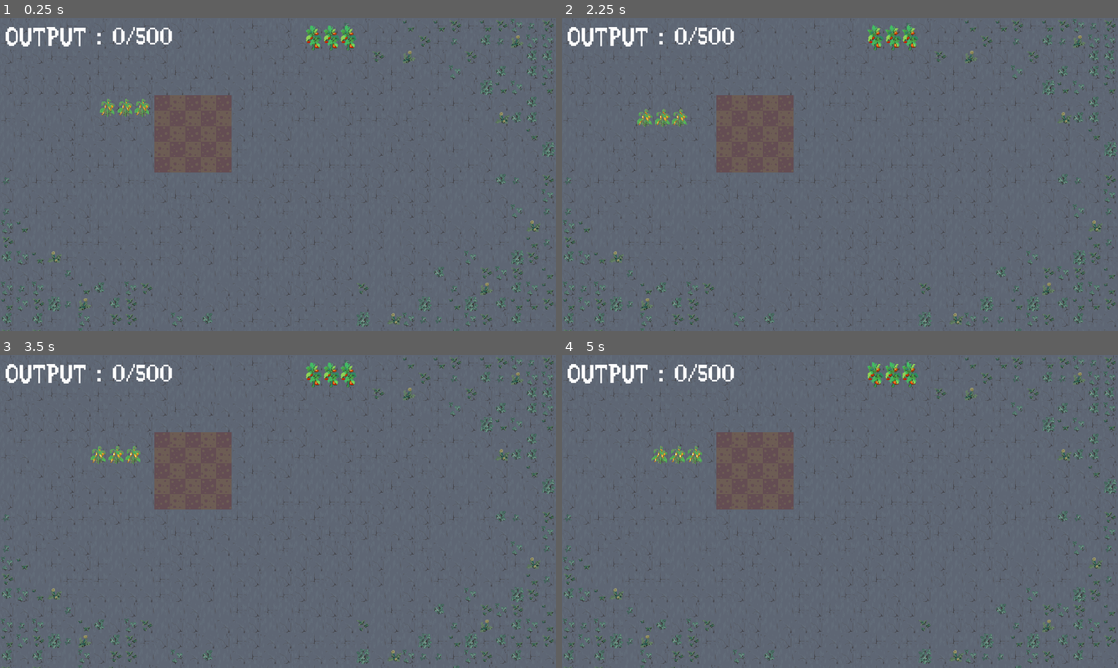
Above: before the commit, frames 1-4 (two rows, left to right).
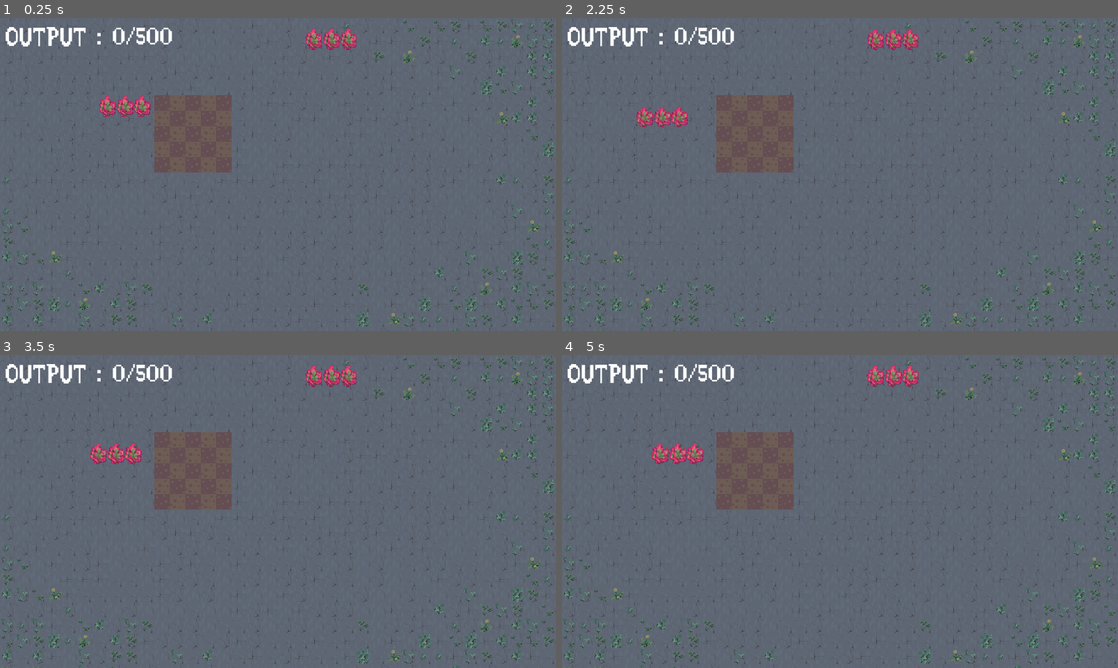
Above: after the commit, the same moments.

Repository: Ihmayor/Growup_GameJam_2025
Game: Godot game, scene res://main_garden.tscn
Two runs of this game, one before a commit and one after it. Both use one fixed random seed, a clock stepped at 60 frames per second and the inputs below. Sound files missing from this copy of the repository are replaced by a short silence.
Inputs (mouse positions are in pixels of both pictures, inside the frame that each line leads up to):
- Up to frame 1 (0.25 s): no input
- Up to frame 2 (2.25 s): move the mouse to (684, 108) at 0.52 s; hold E (rotate_right) 0.53-1.28 s; hold J (test_calculate) 0.53-1.28 s; move the mouse to (684, 105) at 1.27 s; hold Q (rotate_left) 1.28-2.03 s; right-click (684, 105) at 1.35 s; tap J (test_calculate) at 1.55 s; move the mouse to (667, 105) at 2.02 s; press the mouse at (667, 105) at 2.03 s; hold E (rotate_right) from 2.03 s (still down)
- Up to frame 3 (3.5 s): keep holding E (rotate_right); tap J (test_calculate) at 2.3, 2.85 s; move the mouse to (116, 455) at 2.77 s; release the mouse at (116, 455) at 2.78 s
- Up to frame 4 (5 s): move the mouse to (890, 376) at 3.52 s; release E (rotate_right) at 3.53 s; hold J (test_calculate) 3.53-4.28 s; hold Q (rotate_left) from 3.53 s (still down); move the mouse to (890, 376) at 4.27 s; right-click (890, 376) at 4.35 s; tap J (test_calculate) at 4.55 s

The runs differ from the first frame. In frame 1, 0.9% of the frame differs, in the area x 17-65%, y 2-32%; in frame 2, 0.9%; in frame 3, 0.9%; in frame 4, 1.0%, in the area x 16-65%, y 2-35%.

Commit message:
Fixed the math

Diff:
--- a/grow_up_game_jam_2025/GameManager.gd
+++ b/grow_up_game_jam_2025/GameManager.gd
@@ -20,24 +20,24 @@
 		return
 
 	var plant_neighbour_dictionary = {}
-
+	var covered_plant = []
 	var total_score = 0
 	for planted_slot: Slot in array_of_slots_taken:
 		var plant_id = planted_slot.plant_node.get_instance_id()
+
 		if !plant_neighbour_dictionary.find_key(plant_id):
-			plant_neighbour_dictionary[plant_id]["plant_ids"] = []
-			plant_neighbour_dictionary[plant_id]["plant_data"] = []
-		var slot_index = planted_slot.get_index()
+			plant_neighbour_dictionary[plant_id]= {"stat_data": planted_slot.planted_plant, "plant_ids": [], "plant_data":[] }
+
 		var left_slot:Slot
 		var right_slot:Slot
-		if slot_index > 0:
-			var found_slot:Slot = total_slots.get(slot_index -1)
-			if array_of_slots_taken.has(found_slot):
+		if planted_slot.location.x > 0:
+			var found_slot:Slot = total_slots.filter(func(n): return n.location == Vector2(planted_slot.location.x - 1, planted_slot.location.y)).get(0)
+			if array_of_slots_taken.has(found_slot) && found_slot.plant_node != planted_slot.plant_node:
 				left_slot = found_slot
 
-		if slot_index < total_slots.size():
-			var found_slot:Slot = total_slots.get(slot_index + 1)
-			if array_of_slots_taken.has(found_slot):
+		if planted_slot.location.x < level.grid_width:
+			var found_slot:Slot = total_slots.filter(func(n): return n.location == Vector2(planted_slot.location.x + 1, planted_slot.location.y)).get(0)
+			if array_of_slots_taken.has(found_slot) && found_slot.plant_node != planted_slot.plant_node:
 				right_slot = found_slot
 
 		if left_slot && !plant_neighbour_dictionary[plant_id].has(left_slot.plant_node.get_instance_id()):
@@ -48,17 +48,33 @@
 			plant_neighbour_dictionary[plant_id]["plant_data"].append(right_slot.planted_plant)
 			plant_neighbour_dictionary[plant_id]["plant_ids"].append(right_slot.plant_node.get_instance_id())
 
-		total_score += calculate_neighbour(plant_neighbour_dictionary, plant_id, planted_slot.planted_plant)
 
+	for plant_id in plant_neighbour_dictionary.keys():
+		print(plant_neighbour_dictionary[plant_id]["plant_ids"])
+		total_score += calculate_neighbour(plant_neighbour_dictionary, plant_id, plant_neighbour_dictionary[plant_id]["stat_data"])
+
+	player_data.running_total_score = total_score
 func calculate_neighbour(plant_neighbour_dictionary, plant_id, main_plant_data:Plant) -> int:
-	var comp_plants:Array = plant_neighbour_dictionary[plant_id]["plant_data"].filter(func(plant:Plant): return main_plant_data.compatible_matchup.contains(plant.name))
-	var incomp_plants:Array = plant_neighbour_dictionary[plant_id]["plant_data"].filter(func(plant:Plant): return main_plant_data.incompatible_matchup.has(plant.name))
+	var neighbouring_plants = plant_neighbour_dictionary[plant_id]["plant_data"]
+	print("neighbours")
+	print(neighbouring_plants)
+	for data in neighbouring_plants:
+		print(main_plant_data.name)
+		print(data.name)
+	var comp_plants:Array = neighbouring_plants.filter(func(plant:Plant): return main_plant_data.compatible_matchup.contains(plant.name))
+	print("compatible")
+	print(comp_plants)
 
+	var incomp_plants:Array =neighbouring_plants.filter(func(plant:Plant): return main_plant_data.incompatible_matchup.has(plant.name))
+	print("incomp")
+	print(incomp_plants)
 	var effect_amount = main_plant_data.base_stat /2
-
+	print("effect")
+	print(effect_amount)
 	var buff_amount = comp_plants.size() * effect_amount
 	var debuff_amount = incomp_plants.size() * effect_amount
-
+	print("to add")
+	print(main_plant_data.base_stat + buff_amount - debuff_amount)
 	return main_plant_data.base_stat + buff_amount - debuff_amount
 
 func compare_to_limit_for_level():
--- a/grow_up_game_jam_2025/main_garden.tscn
+++ b/grow_up_game_jam_2025/main_garden.tscn
@@ -6,8 +6,11 @@
 [ext_resource type="Script" uid="uid://blqsq45frkw4" path="res://hud.gd" id="2_j5ia0"]
 [ext_resource type="Resource" uid="uid://cyji6a6nuw4ro" path="res://scripts/resources/player_data.tres" id="3_7j0uk"]
 [ext_resource type="Theme" uid="uid://be0cfe1malgy4" path="res://scripts/resources/Theme/Main_Theme.tres" id="5_0xhk5"]
+[ext_resource type="Script" uid="uid://drng3ht5od8gi" path="res://scripts/resources/PlantData.gd" id="7_6a33d"]
 [ext_resource type="TileSet" uid="uid://ii6xac1mcch1" path="res://scripts/resources/main_tile_set.tres" id="7_vqwtp"]
 [ext_resource type="AudioStream" uid="uid://d2vgw8v4ghuci" path="res://Assets/Sound/Plant Pickup sfx.mp3" id="8_0xhk5"]
+[ext_resource type="Resource" uid="uid://b7kpi1wb3pw1o" path="res://scripts/resources/plant_data/Cucumber.tres" id="8_dctw2"]
+[ext_resource type="Resource" uid="uid://o54fv0lu1jdf" path="res://scripts/resources/plant_data/Lettuce.tres" id="9_dmqpl"]
 [ext_resource type="AudioStream" uid="uid://bwlmaf7il8mdd" path="res://Assets/Sound/plant_Pickup_Place_Lockin sfx.mp3" id="9_kumjq"]
 [ext_resource type="AudioStream" uid="uid://deyl7qmqt0bb8" path="res://scenes/music.mp3" id="10_ncvn6"]
 
@@ -60,6 +63,7 @@
 grow_horizontal = 2
 grow_vertical = 2
 size_flags_horizontal = 4
+all_plants = Array[ExtResource("7_6a33d")]([ExtResource("8_dctw2"), ExtResource("9_dmqpl")])
 
 [node name="Concrete" type="TileMapLayer" parent="."]
 tile_map_data = PackedByteArray("AAACAAAAAAAIAAAAAAADAAAAAAAIAAAAAAAEAAAAAAAGAAAAAAAFAAAAAAAHAAAAAAAGAAAAAAAFAAAAAAAHAA …(28464 unchanged characters)…
--- a/grow_up_game_jam_2025/scripts/resources/Placement/Plant.gd
+++ b/grow_up_game_jam_2025/scripts/resources/Placement/Plant.gd
@@ -89,7 +89,6 @@
 	if (occupyingSlot && occupyingSlot == slot) || slot == null:
 		return
 
-	print(areas_overlapping)
 	if areas_overlapping.filter(func(n): return !n.name.contains("Slot")).size() > 2:
 		print("slot is occupied")
 		undo_occupation()
--- a/grow_up_game_jam_2025/scripts/resources/plant_data/Eggplant.tres
+++ b/grow_up_game_jam_2025/scripts/resources/plant_data/Eggplant.tres
@@ -8,6 +8,6 @@
 name = "Eggplant"
 base_stat = 12
 first_image = ExtResource("1_6rh25")
-compatible_matchup = "Cucumber"
+compatible_matchup = "Potato"
 incompatible_matchup = Array[String]([])
 metadata/_custom_type_script = "uid://drng3ht5od8gi"
--- a/grow_up_game_jam_2025/scripts/resources/plant_data/Lettuce.tres
+++ b/grow_up_game_jam_2025/scripts/resources/plant_data/Lettuce.tres
@@ -9,7 +9,7 @@
 name = "Lettuce"
 base_stat = 10
 first_image = ExtResource("1_pug1w")
-compatible_matchup = ""
+compatible_matchup = "Cucumber"
 incompatible_matchup = Array[String]([])
 animated_sprite = ExtResource("1_d1545")
 metadata/_custom_type_script = "uid://drng3ht5od8gi"
--- a/grow_up_game_jam_2025/scripts/resources/plant_data/Potato.tres
+++ b/grow_up_game_jam_2025/scripts/resources/plant_data/Potato.tres
@@ -8,6 +8,6 @@
 name = "Potato"
 base_stat = 20
 first_image = ExtResource("1_3l1sd")
-compatible_matchup = ""
+compatible_matchup = "Eggplant"
 incompatible_matchup = Array[String](["Tomato", "Cucumber"])
 metadata/_custom_type_script = "uid://drng3ht5od8gi"
Not shown: 1 places in grow_up_game_jam_2025/main_garden.tscn that only renumber resources
